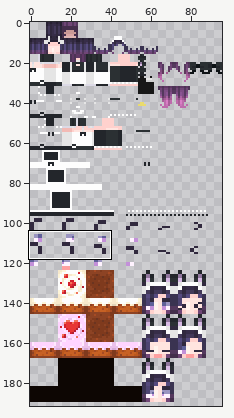
Two states of a sprite sheet, SampleSkins/8.png. The picture above shows the old version from afar; the outline marks the close-up.
Close-up. Old version:
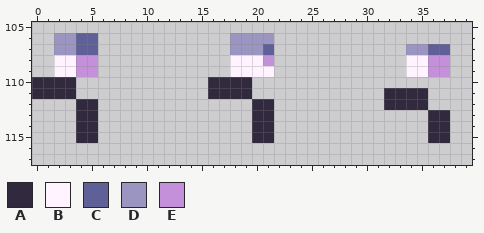
The file is 96x192 pixels. Colours within 5 levels of each other are drawn and written as one. Shown: x 0..39, y 105..117. The commit also changed other parts of the picture, which this record leaves out.
Palette (. is transparent): A #31293e  B #fff3ff  C #5f6098  D #9b95c1  E #c390d9
Pixels before, first column x 0:
106 ..DDCC............DDDD................
107 ..DDCC............DDDC............DDCC
108 ..BBEE............BBBE............BBEE
109 ..BBEE............BBBB............BBEE
110 AAAA............AAAA..................
111 AAAA............AAAA............AAAA..
112 ....AA..............AA..........AAAA..
113 ....AA..............AA..............AA
114 ....AA..............AA..............AA
115 ....AA..............AA..............AA
After the commit:
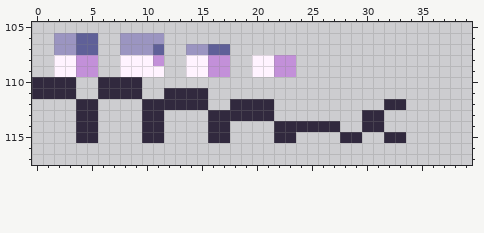
Edits made:
y 106: x 8..11 .... -> DDDD; x 18..21 DDDD -> ....
y 107: x 8..11 .... -> DDDC; x 14..21 ....DDDC -> DDCC....; x 34..37 DDCC -> ....
y 108: x 8..11 .... -> BBBE; x 14..19 ....BB -> BBEE..; x 21..23 E.. -> BEE; x 34..37 BBEE -> ....
y 109: x 8..11 .... -> BBBB; x 14..19 ....BB -> BBEE..; x 22..23 .. -> EE; x 34..37 BBEE -> ....
y 110: x 6..9 .... -> AAAA; x 16..19 AAAA -> ....
y 111: x 6..9 .... -> AAAA; x 12..19 ....AAAA -> AAAA....; x 32..35 AAAA -> ....
y 112: x 10..15 ...... -> AAAAAA; x 18..19 .. -> AA; x 34..35 AA -> ..
y 113: x 10..11 .. -> AA; x 16..19 .... -> AAAA; x 30..31 .. -> AA; x 36..37 AA -> ..
y 114: x 10..11 .. -> AA; x 16..17 .. -> AA; x 20..27 AA...... -> ..AAAAAA; x 30..31 .. -> AA; x 36..37 AA -> ..
y 115: x 10..11 .. -> AA; x 16..17 .. -> AA; x 20..23 AA.. -> ..AA; x 28..29 .. -> AA; x 32..33 .. -> AA; x 36..37 AA -> ..
Where, in picture pixels (left, top, right, bottom), the same in both close-ups:
changed: (98, 33, 450, 143)
